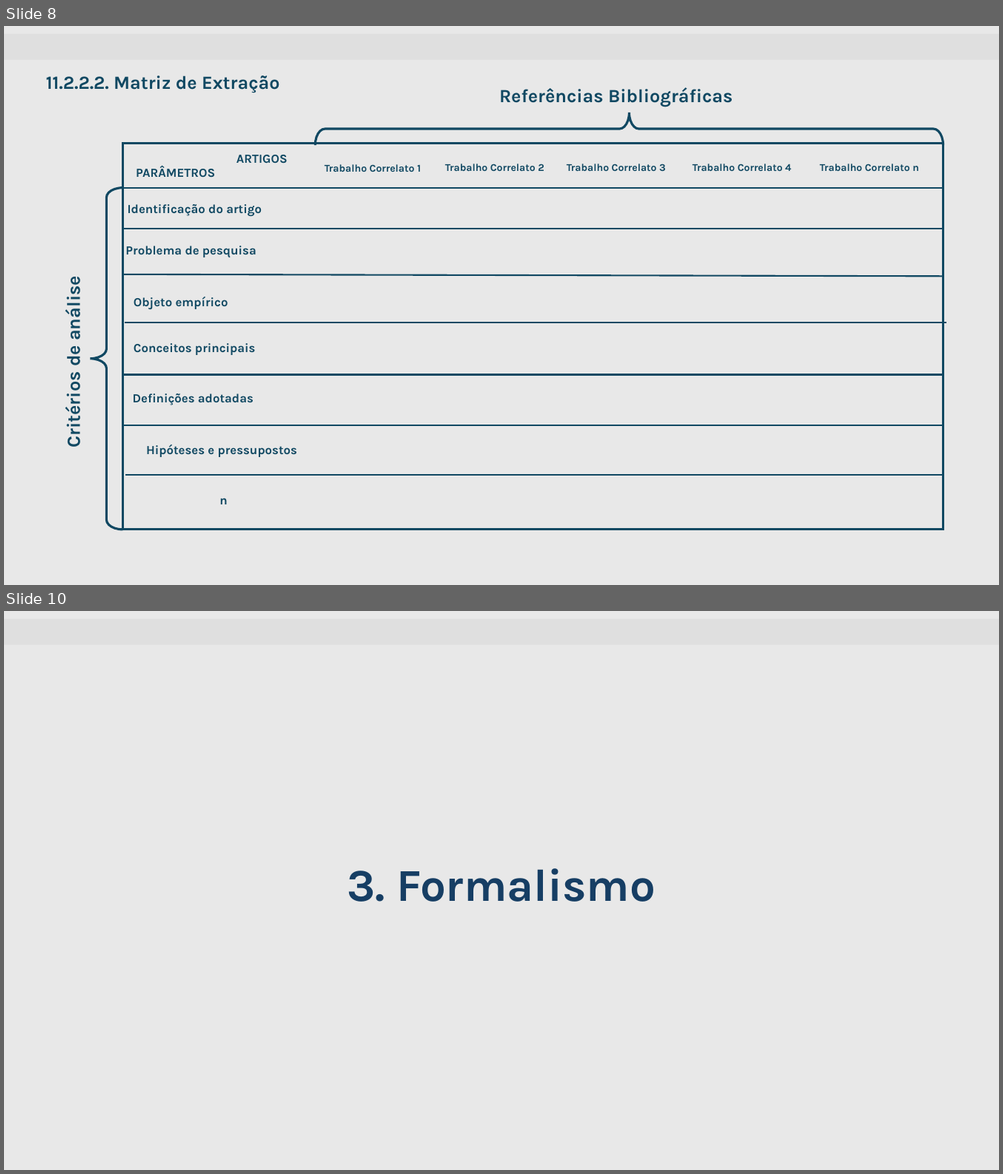
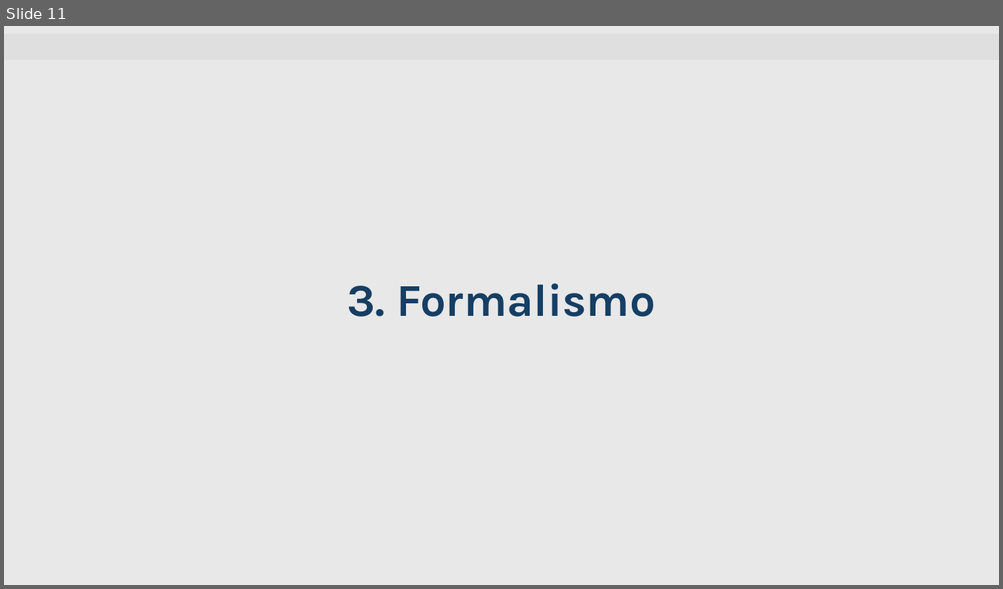
Before and after one commit to mattedi/Simulacao-2026, a slide deck: PedroR_MarlonM_LeonardoD/Template_Seminario_ Pedro_Marlon_Leonardo_Revisado_1.pptx. Shown one above the other, each under a label of ours: slides 8 and 10 before the commit, slide 11 after it; the slides between them are not shown. The pictures are 1003x1174 and 1003x589 pixels, drawn with LibreOffice and Linux fonts; fonts in the diff are those of the drawing; background and template pictures are left out. Boxes give left, top, right and bottom in pixels: in the first picture for what was removed or moved away, otherwise in the second. Text is boxed around its words. In the diff, an @@ line names an element or a change of style, - is before the commit and + after.

```diff
--- a/PedroR_MarlonM_LeonardoD/Template_Seminario_ Pedro_Marlon_Leonardo_Revisado_1.pptx
+++ b/PedroR_MarlonM_LeonardoD/Template_Seminario_ Pedro_Marlon_Leonardo_Revisado_1.pptx
@@ slide 8 removed at (4, 26, 999, 585), background #E8E8E8; not listed: 1 template element that a slide beside it also shows @@
@@ text removed at (46, 76, 280, 93) @@
-11.2.2.2. Matriz de Extração
@@ text removed at (499, 87, 732, 107) @@
-Referências Bibliográficas
@@ left brace removed at (316, 112, 943, 145) @@
@@ rectangle removed at (123, 143, 943, 530) @@
@@ text removed at (236, 155, 287, 164) @@
-ARTIGOS
@@ text removed at (136, 166, 215, 177) @@
-PARÂMETROS
@@ text removed at (324, 164, 421, 172) @@
-Trabalho Correlato 1
@@ text removed at (445, 164, 543, 171) @@
-Trabalho Correlato 2
@@ text removed at (566, 164, 666, 171) @@
-Trabalho Correlato 3
@@ text removed at (692, 164, 791, 171) @@
-Trabalho Correlato 4
@@ text removed at (819, 164, 919, 171) @@
-Trabalho Correlato n
@@ left brace removed at (90, 188, 122, 531) @@
@@ line removed from (123, 188) to (943, 188) @@
@@ text removed at (128, 204, 262, 216) @@
-Identificação do artigo
@@ line removed from (123, 229) to (943, 229) @@
@@ text removed at (125, 246, 256, 258) @@
-Problema de pesquisa
@@ text removed at (61, 282, 85, 446) @@
-Critérios de análise
@@ line removed from (123, 275) to (944, 277) @@
@@ text removed at (134, 297, 228, 309) @@
-Objeto empírico
@@ line removed from (125, 323) to (946, 323) @@
@@ text removed at (134, 343, 256, 355) @@
-Conceitos principais
@@ line removed from (124, 375) to (944, 375) @@
@@ text removed at (133, 394, 253, 406) @@
-Definições adotadas
@@ line removed from (124, 425) to (943, 425) @@
@@ text removed at (146, 445, 297, 457) @@
-Hipóteses e pressupostos
@@ line removed from (125, 475) to (944, 475) @@
@@ text removed at (219, 498, 227, 505) @@
-n
@@ what was slide 10 is now slide 11 @@
```
Also in this commit, not shown: 5 slides added, 3 other slides removed.
